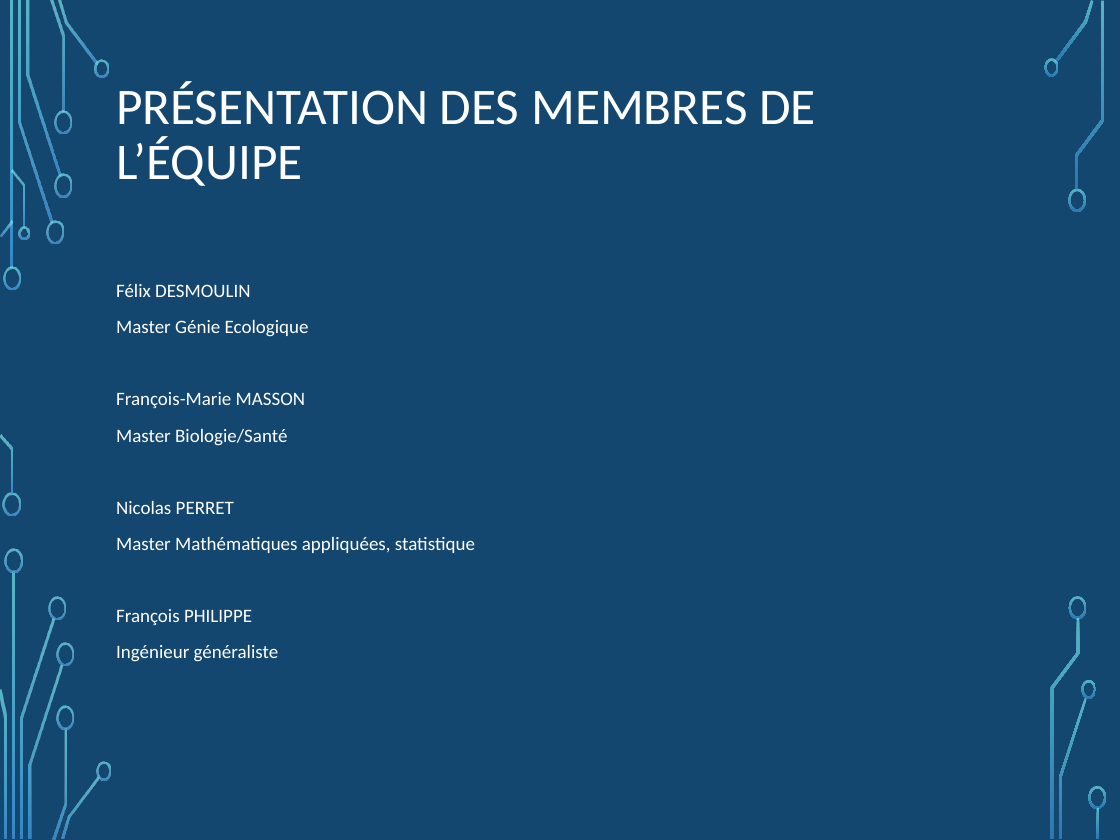
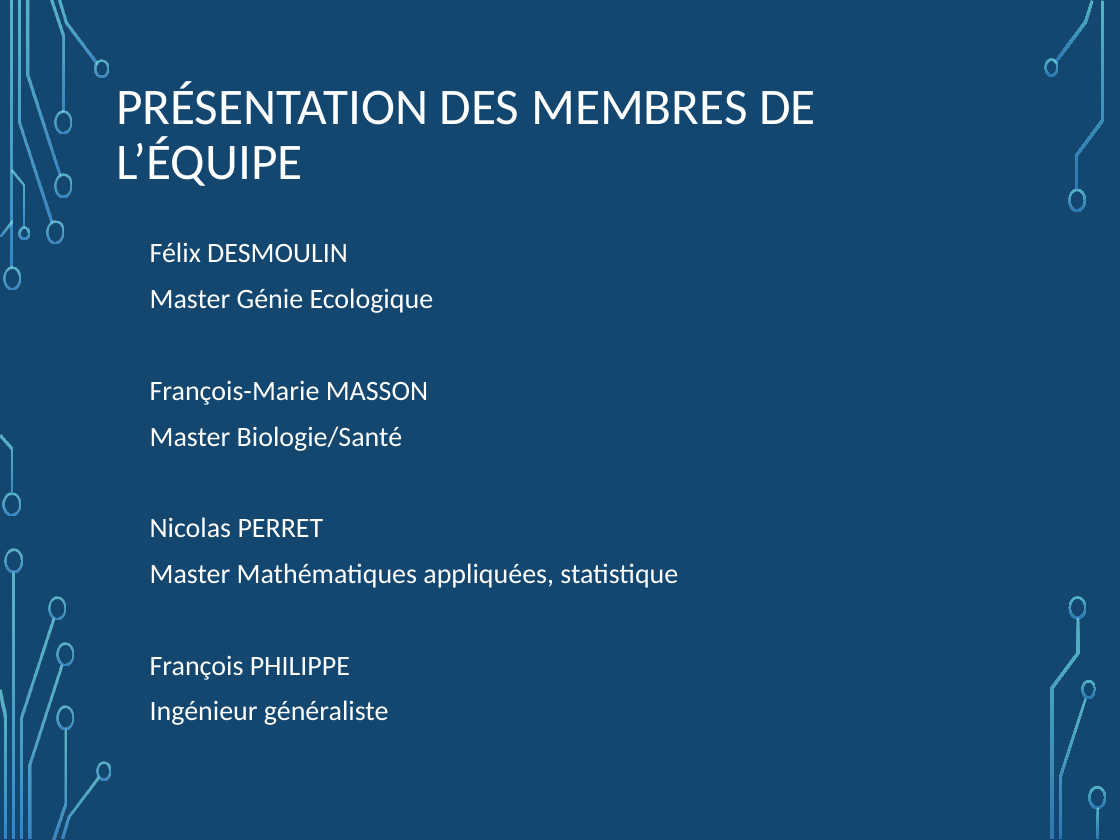
Before and after one commit to NicoPerret/projet-echec, a slide deck: slide 2 of Diapo présentation projet.pptx. Drawn at 1120x840 pixels with LibreOffice and Linux fonts; fonts in the diff are those of the drawing; background and template pictures are left out. Boxes give left, top, right and bottom in pixels: in the first picture for what was removed or moved away, otherwise in the second. Text is boxed around its words. In the diff, an @@ line names an element or a change of style, - is before the commit and + after.

```diff
--- a/Diapo présentation projet.pptx
+++ b/Diapo présentation projet.pptx
@@ text "Félix DESMOULIN": place and size @@
-text "Félix DESMOULIN" at (116, 284, 475, 662)
+text "Félix DESMOULIN" at (150, 242, 678, 725)
@@ text "Félix DESMOULIN" at (150, 242, 678, 725): size 12.2 to 18 pt @@
```
Also in this commit, not shown: 13 other slides changed.
